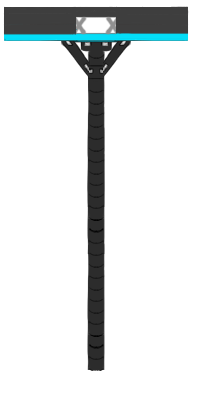
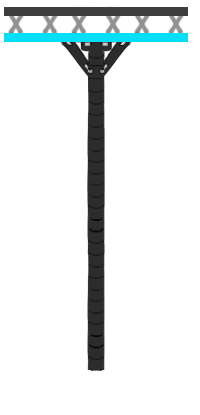
Revision of a layered 200px x 415px image; what changed, layer by layer:
moved "Calque 5" above "Calque 15", painted on it over box(70, 6, 127, 77)
painted on "Calque 15" over box(3, 6, 77, 42)
painted on "Calque 8" over box(61, 40, 89, 70)
painted on "Calque 14" over box(114, 6, 189, 42)
painted on "Calque 7" over box(103, 40, 131, 70)
removed layer "Calque 20" over box(71, 16, 121, 35)
